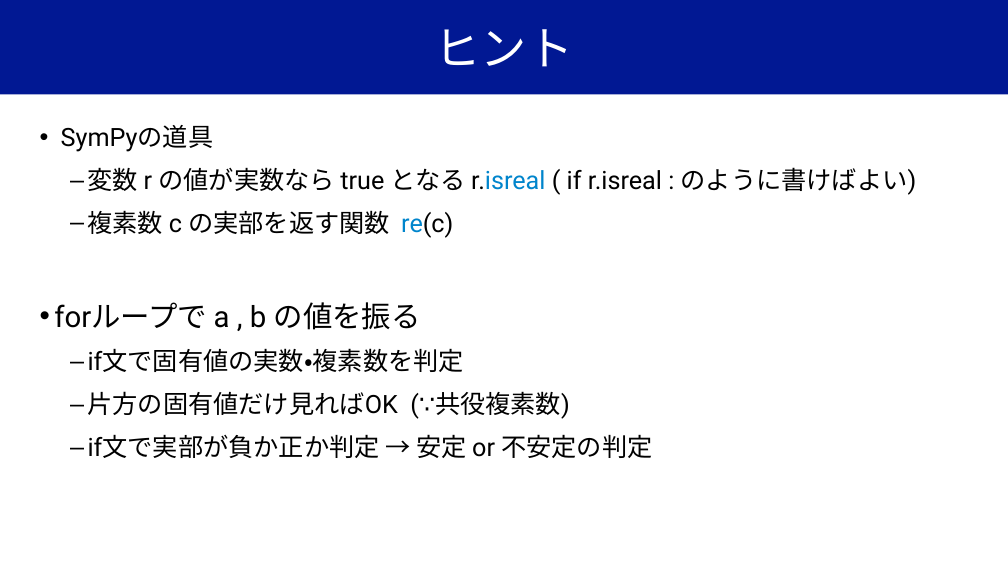
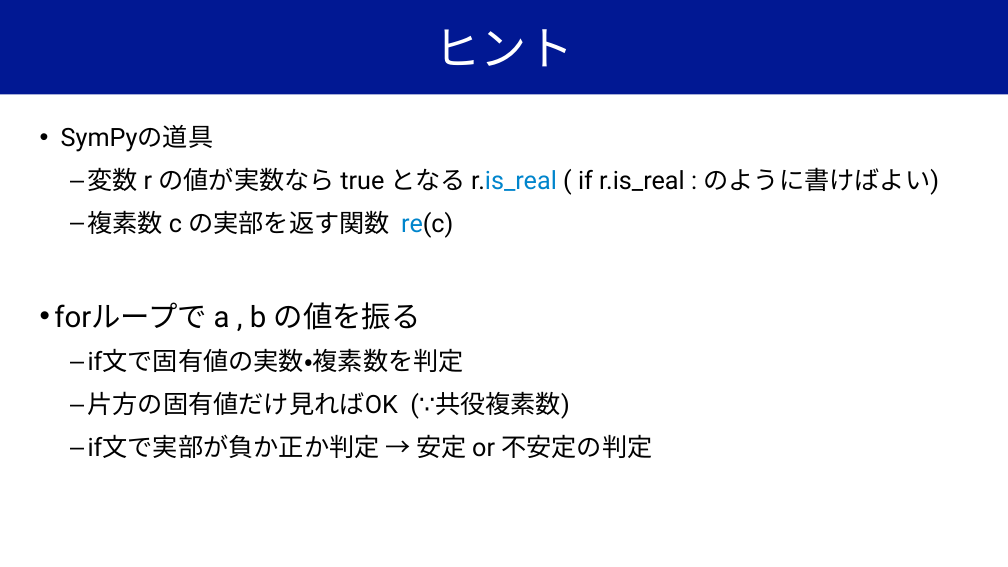
Before and after one commit to YugiLab/Lectures, a slide deck: slide 31 of DS2_2025/Day6/yugi_lecture6_oscillation.pptx. Drawn at 1008x567 pixels with LibreOffice and Linux fonts; fonts in the diff are those of the drawing. Boxes give left, top, right and bottom in pixels: in the first picture for what was removed or moved away, otherwise in the second. Text is boxed around its words. In the diff, an @@ line names an element or a change of style, - is before the commit and + after.

Commit message:
is_real updated

```diff
--- a/DS2_2025/Day6/yugi_lecture6_oscillation.pptx
+++ b/DS2_2025/Day6/yugi_lecture6_oscillation.pptx
@@ text at (88, 167, 939, 195): text changed @@
-  – 変数 r の値が実数なら true となる r.isreal ( if r.isreal : のように書けばよい)
+  – 変数 r の値が実数なら true となる r.is_real ( if r.is_real : のように書けばよい)
```
Also in this commit, not shown: 1 other file.
